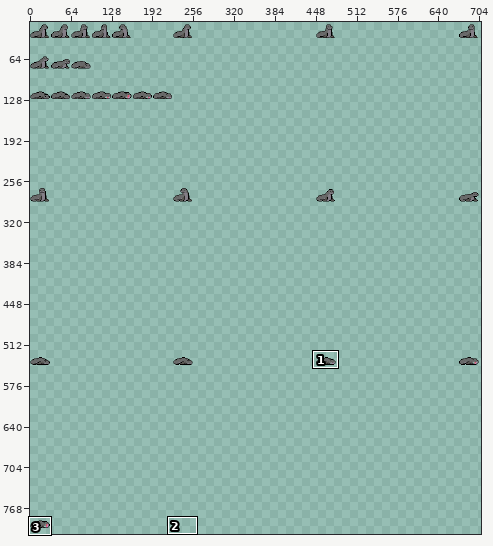
Edited in one commit: sprite sheet (assets/aseprite/seal.png). Above, an overview of the earlier version with the close-up marked.
Close-up. The starting point:
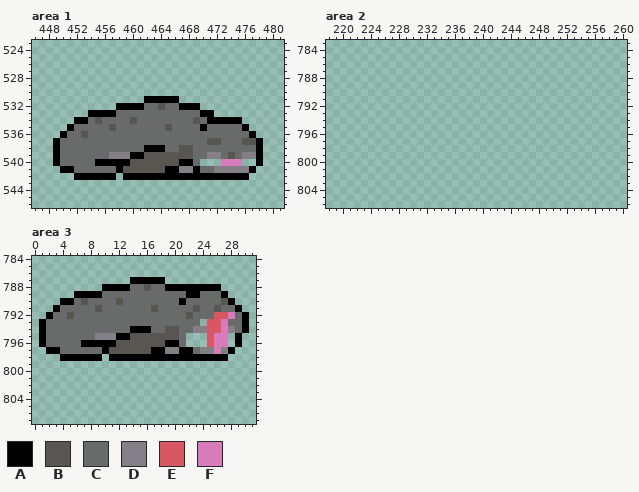
The file is 896x1024 pixels. Shown: area 1: x 446..481, y 523..546; area 2: x 218..260, y 783..806; area 3: x 0..31, y 784..807. The wide view leaves out empty margins. The commit also changed other parts of the picture, which this record leaves out.
Palette (. is transparent): A #000000  B #595652  C #696a6a  D #847e87  E #d95763  F #d77bba
Pixels before, area 1, first column x 449:
531 .............AAAAA............
532 .........AAAACCBCCAAA.........
533 .....AAAACCCCCCCCCCCCAA.......
534 ...AACBCCCCBCCCCCCCCBCAAAAA...
535 ..ACCCCCBCCCCCCCBCCCCACCCCCA..
536 .ACCBCCCCCCCCCCCCCCCCCCCCCCCA.
537 ACCCCCCCCCCCCCCCCCCCCCBBCCCBBA
538 ACCCCCCCCCCCCAAACCBBCCCCCCCCCA
539 ACCCCCCCDDDAABBBBBBBCCDDCBCDDA
540 ACCCCCAAAAABBBBBBBAAC...FFF..A
541 .AACCCCCCABBBBBBAADDACCDDDDDA.
542 ...AAAAAA.AAAAAAAAAAAAAAAAAA..
Pixels before, area 3, first column x 1:
787 .............AAAAA............
788 .........AAAACCBCCAAAAAAAA....
789 .....AAAACCCCCCCCCCCCAACCCA...
790 ...AACBCCCCBCCCCCCCCACCCCCBA..
791 ..ACCCCCBCCCCCCCBCCCCCBCCBCCA.
792 .ACCBCCCCCCCCCCCCCCCCBCCCEEFCA
793 ACCCCCCCCCCCCCCCCCCCCCC.EEFCCA
794 ACCCCCCCCCCCCAAACCBBCCDDEEFDCA
795 ACCCCCCCDDDAABBBBBBBC...EFF.A.
796 ACCCCCAAAAABBBBBBBAAC...EFF.A.
797 .AACCCCCCABBBBBBAADDAACDDFDA..
798 ...AAAAAA.AAAAAAAAAAAAAAAAA...
New version:
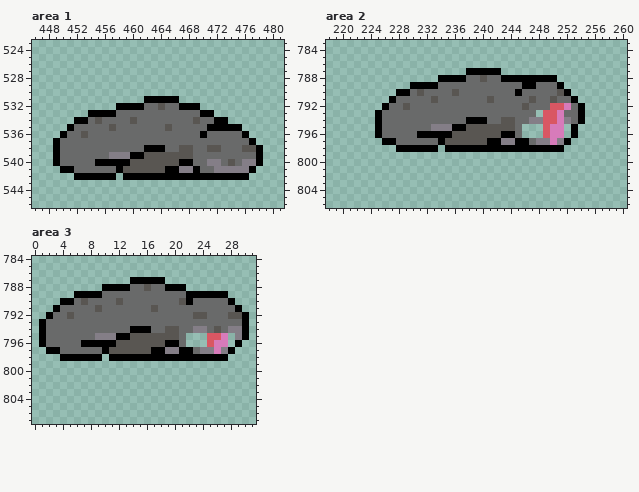
Edits made:
Area 1:
y 534: x 471 A -> C; x 474..475 AA -> ..
y 535: x 470..476 ACCCCCA -> CAAAAA.
y 536: x 470 C -> A; x 476..477 CA -> A.
y 537: x 471..472 BB -> CC; x 476..478 BBA -> CA.
y 538: x 471..472 CC -> BB; x 476..477 CC -> BB
y 539: x 471..472 DD -> CC; x 474 B -> C; x 476..477 DD -> CC
y 540: x 470..477 ...FFF.. -> CDDCBCDD
Area 2:
y 787: x 238..242 ..... -> AAAAA
y 788: x 234..250 ................. -> AAAACCBCCAAAAAAAA
y 789: x 230..251 ...................... -> AAAACCCCCCCCCCCCAACCCA
y 790: x 228..252 ......................... -> AACBCCCCBCCCCCCCCACCCCCBA
y 791: x 227..253 ........................... -> ACCCCCBCCCCCCCBCCCCCBCCBCCA
y 792: x 226..254 ............................. -> ACCBCCCCCCCCCCCCCCCCBCCCEEFCA
y 793: x 225..247 ....................... -> ACCCCCCCCCCCCCCCCCCCCCC; x 249..254 ...... -> EEFCCA
y 794: x 225..254 .............................. -> ACCCCCCCCCCCCAAACCBBCCDDEEFDCA
y 795: x 225..245 ..................... -> ACCCCCCCDDDAABBBBBBBC; x 249..251 ... -> EFF; x 253 . -> A
y 796: x 225..245 ..................... -> ACCCCCAAAAABBBBBBBAAC; x 249..251 ... -> EFF; x 253 . -> A
y 797: x 226..252 ........................... -> AACCCCCCABBBBBBAADDAACDDFDA
y 798: x 228..233 ...... -> AAAAAA; x 235..251 ................. -> AAAAAAAAAAAAAAAAA
Area 3:
y 788: x 22..26 AAAAA -> .....
y 789: x 24..26 CCC -> AAA
y 790: x 21..22 AC -> BA; x 27 B -> C
y 791: x 23 B -> C; x 26 B -> C
y 792: x 22..24 BCC -> CBB; x 26..29 EEFC -> CCBB
y 793: x 24..27 .EEF -> CCCC
y 794: x 25..27 EEF -> CBC; x 29 C -> D
y 795: x 26 F -> E; x 29..30 A. -> DA
Boxes around the changes in both close-ups, in picture pixels (x1, y1, x2, y2):
changed: (200, 117, 263, 166)
added: (375, 68, 585, 152)
changed: (179, 284, 249, 340)
